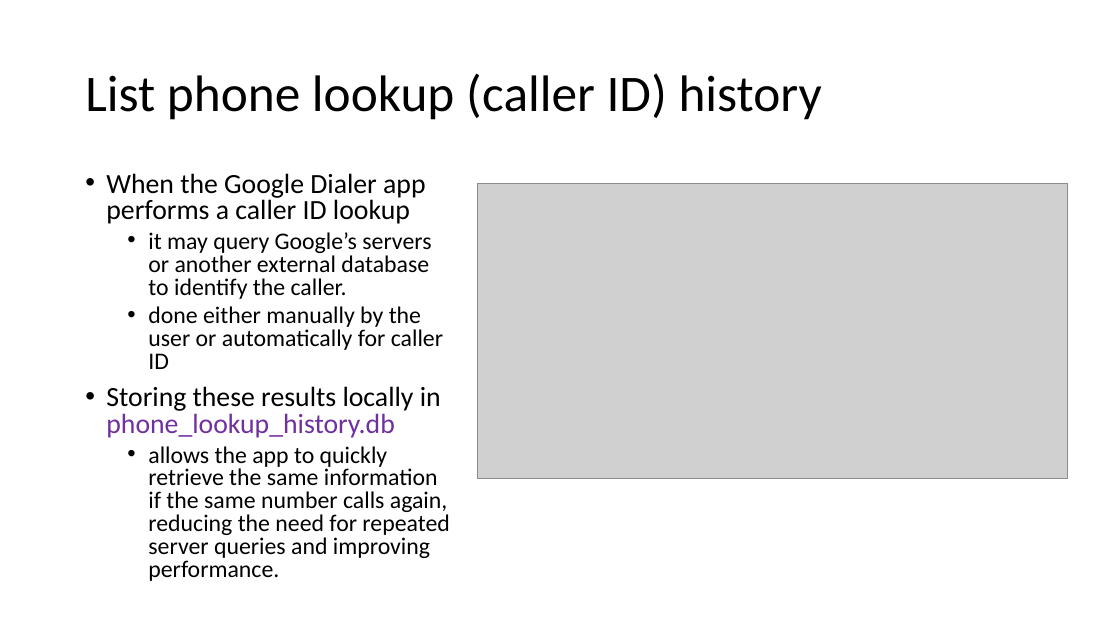
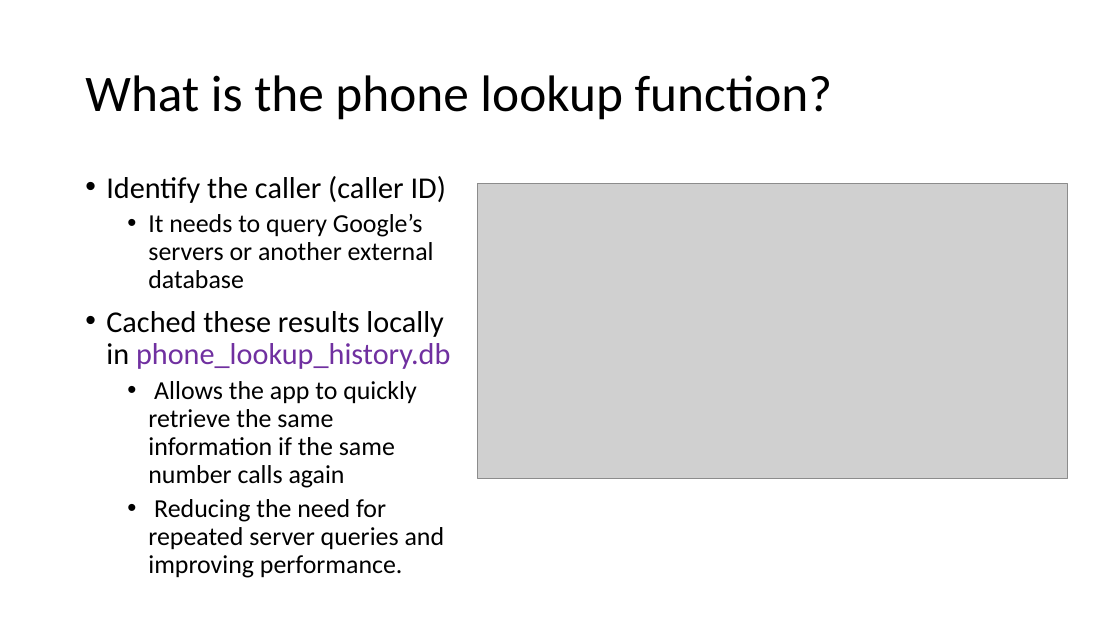
Before and after one commit to frankwxu/digital-forensics-lab, a slide deck: slide 26 of Android10/5_2_2_GMS_App_Investigations_Dialer.pptx (slide 18 before the commit). Drawn at 1120x630 pixels with LibreOffice and Linux fonts; fonts in the diff are those of the drawing; grey boxes stand for pictures; background and template pictures are left out. Boxes give left, top, right and bottom in pixels: in the first picture for what was removed or moved away, otherwise in the second. Text is boxed around its words. In the diff, an @@ line names an element or a change of style, - is before the commit and + after.

Commit message:
improve ASOP and GMS Dialer

```diff
--- a/Android10/5_2_2_GMS_App_Investigations_Dialer.pptx
+++ b/Android10/5_2_2_GMS_App_Investigations_Dialer.pptx
@@ title at (85, 75, 833, 120): text changed @@
-List phone lookup (caller ID) history
+What is the phone lookup function?
@@ text at (106, 176, 450, 578): text changed; size 20.4 to 22.2 pt @@
-• When the Google Dialer app performs a caller ID lookup
-  • it may query Google’s servers or another external database to identify the caller.
-  • done either manually by the user or automatically for caller ID
-• Storing these results locally in phone_lookup_history.db
-  • allows the app to quickly retrieve the same information if the same number calls again, reducing the need for repeated server queries and improving performance.
+• Identify the caller (caller ID)
+  • It needs to query Google’s servers or another external database
+• Cached these results locally in phone_lookup_history.db
+  • Allows the app to quickly retrieve the same information if the same number calls again
+  • Reducing the need for repeated server queries and improving performance.
```
Also in this commit, not shown: 6 other slides changed, 11 slides added, 2 slides removed, 2 other files.
